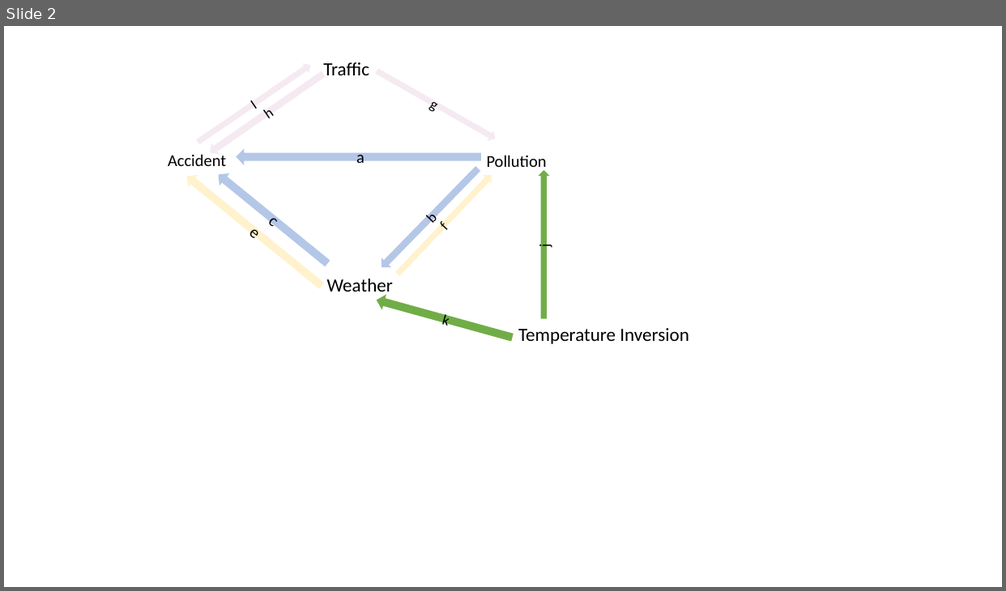
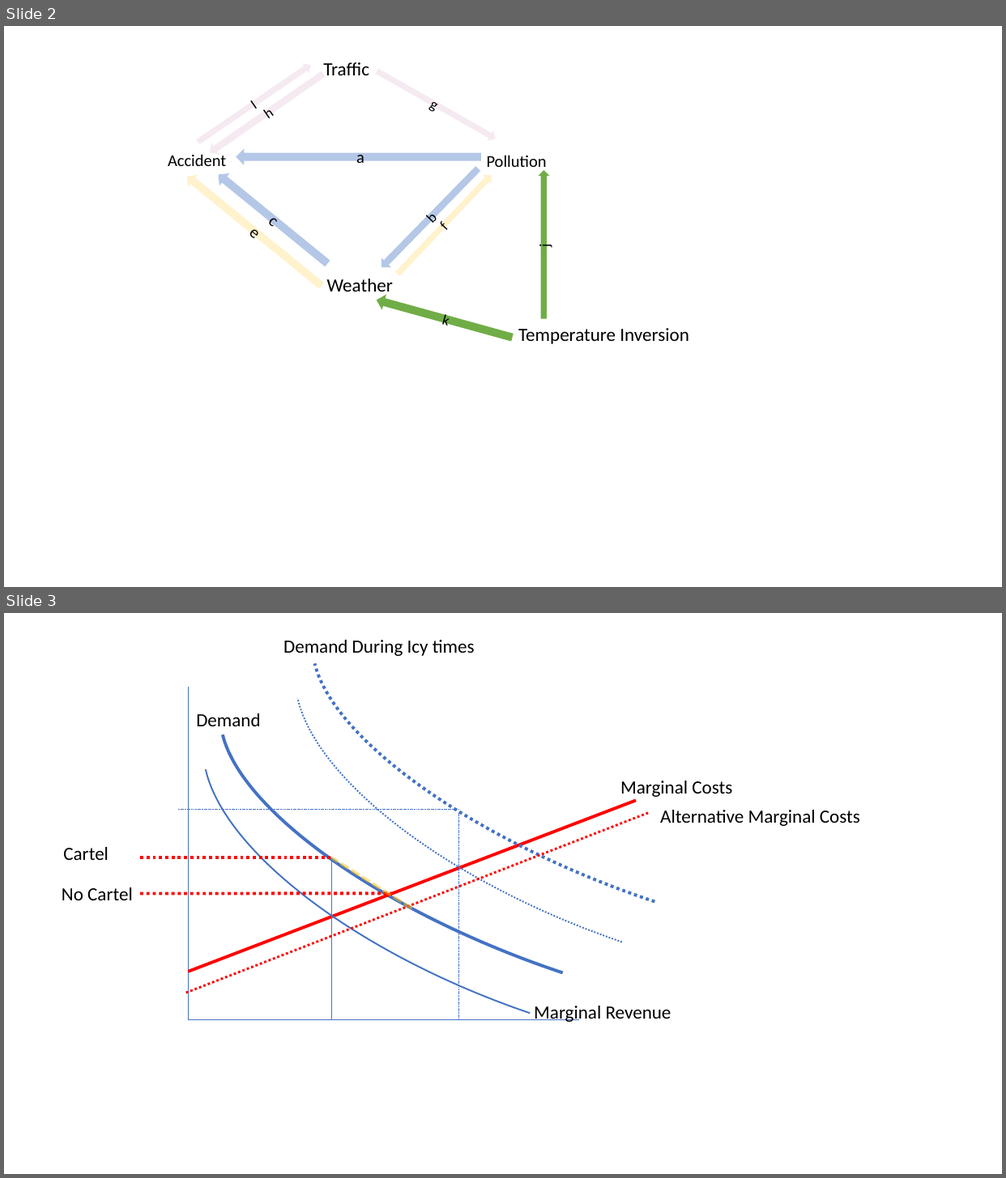
Before and after one commit to mondpanther/datastorieshub, a slide deck: slides/pollutionchains.pptx. Shown one above the other, each under a label of ours: slide 2 before the commit, slides 2 and 3 after it. The pictures are 1006x591 and 1006x1178 pixels, drawn with LibreOffice and Linux fonts; fonts in the diff are those of the drawing. Boxes give left, top, right and bottom in pixels: in the first picture for what was removed or moved away, otherwise in the second. Text is boxed around its words. In the diff, an @@ line names an element or a change of style, - is before the commit and + after.

```diff
--- a/slides/pollutionchains.pptx
+++ b/slides/pollutionchains.pptx
@@ slide 3 added at (4, 613, 1002, 1174), background #FFFFFF @@
@@ arc (boxed as its full ellipse) added at (153, 613, 962, 1135), outline #4472C4 1.5 pt @@
@@ arc (boxed as its full ellipse) added at (176, 613, 972, 1092), outline #4472C4 3 pt @@
@@ arc (boxed as its full ellipse) added at (245, 613, 1002, 1064), outline #4472C4 1.5 pt dashed @@
@@ arc (boxed as its full ellipse) added at (268, 613, 1002, 1020), outline #4472C4 3 pt dashed @@
@@ text added at (283, 640, 475, 656), 18 pt, text #000000 @@
+Demand During Icy times
@@ line added from (188, 687) to (188, 1020), #4472C4 0.5 pt @@
@@ text added at (196, 713, 260, 726), 18 pt, text #000000 @@
+Demand
@@ text added at (620, 781, 732, 799), 18 pt, text #000000 @@
+Marginal Costs
@@ line added from (188, 972) to (636, 800), #FF0000 3 pt @@
@@ line added from (178, 809) to (459, 809), #4472C4 0.5 pt dashed @@
@@ line added from (186, 994) to (649, 813), #FF0000 2.25 pt dashed @@
@@ line added from (459, 1020) to (459, 813), #4472C4 0.5 pt dashed @@
@@ text added at (660, 810, 860, 826), 18 pt, text #000000 @@
+Alternative Marginal Costs
@@ text added at (63, 847, 108, 860), 18 pt, text #000000 @@
+Cartel
@@ line added from (140, 858) to (332, 858), #FF0000 3 pt dashed @@
@@ line added from (332, 1020) to (332, 858), #4472C4 0.5 pt @@
@@ line added from (412, 909) to (332, 858), #FFC000 3 pt dashed @@
@@ text added at (62, 888, 133, 901), 18 pt, text #000000 @@
+No Cartel
@@ line added from (140, 894) to (391, 894), #FF0000 3 pt dashed @@
@@ line added from (580, 1020) to (188, 1020), #4472C4 0.5 pt @@
@@ text added at (534, 1006, 671, 1022), 18 pt, text #000000 @@
+Marginal Revenue
```
Also in this commit, not shown: 9 other files.
